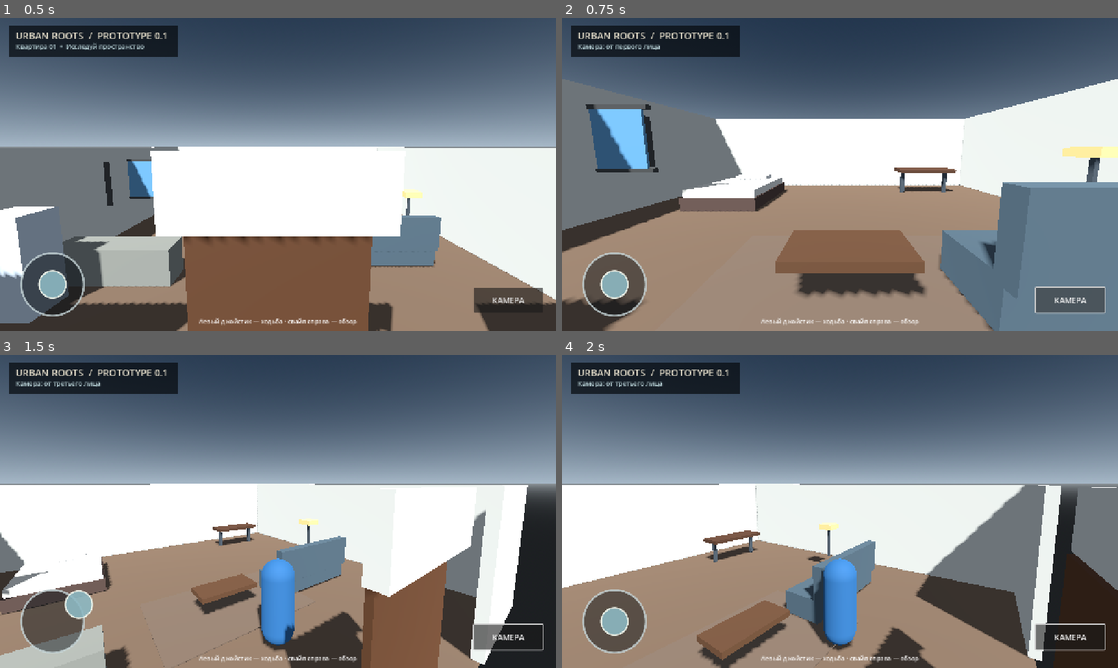
Above: before the commit, frames 1-4 (two rows, left to right).
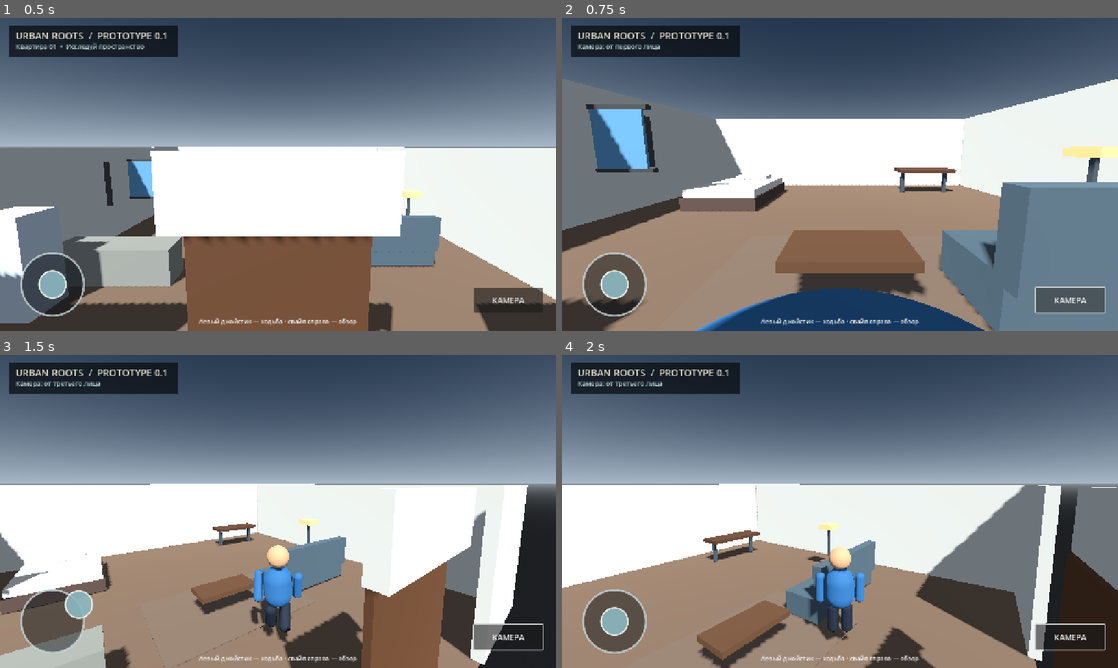
Above: after the commit, the same moments.

Repository: filesgloom-png/URBAN-ROOTS
Game: Godot game, scene res://scenes/main.tscn
Two runs of this game, one before a commit and one after it. Both use one fixed random seed, a clock stepped at 60 frames per second and the inputs below.
Inputs (mouse positions are in pixels of both pictures, inside the frame that each line leads up to):
- Up to frame 1 (0.5 s): no input
- Up to frame 2 (0.75 s): click "КАМЕРА" at 0.5 s
- Up to frame 3 (1.5 s): tap Enter at 1.25 s; drag from (50, 621) to (333, 442) at 1.27 s
- Up to frame 4 (2 s): no input

Frame 1 is identical in both runs. In frame 2, 4.6% of the frame differs, in the area x 24-76%, y 86-100%; in frame 3, 1.6%; in frame 4, 1.7%.

Commit message:
Add a simple animated humanoid player

Diff:
--- a/scripts/main.gd
+++ b/scripts/main.gd
@@ -5,6 +5,12 @@
 const ROOM_SIZE := Vector3(12.0, 3.2, 12.0)
 
 var player: CharacterBody3D
+var avatar_root: Node3D
+var left_arm: MeshInstance3D
+var right_arm: MeshInstance3D
+var left_leg: MeshInstance3D
+var right_leg: MeshInstance3D
+var walk_phase := 0.0
 var camera_pivot: Node3D
 var camera: Camera3D
 var first_person := false
@@ -106,15 +112,61 @@
 	player.name = "Player"
 	player.position = Vector3(0, 0.12, 3.5)
 	add_child(player)
-	var capsule := CapsuleMesh.new()
-	capsule.radius = 0.34
-	capsule.height = 1.75
-	var avatar := MeshInstance3D.new()
-	avatar.name = "Avatar"
-	avatar.mesh = capsule
-	avatar.position.y = 0.88
-	avatar.material_override = _material(Color(0.18, 0.38, 0.56))
-	player.add_child(avatar)
+	avatar_root = Node3D.new()
+	avatar_root.name = "Avatar"
+	avatar_root.position.y = 0.12
+	player.add_child(avatar_root)
+	var shirt := _material(Color(0.18, 0.38, 0.56))
+	var pants := _material(Color(0.12, 0.15, 0.19))
+	var skin := _material(Color(0.78, 0.59, 0.43))
+	var torso_mesh := CapsuleMesh.new()
+	torso_mesh.radius = 0.29
+	torso_mesh.height = 0.82
+	var torso := MeshInstance3D.new()
+	torso.name = "Torso"
+	torso.mesh = torso_mesh
+	torso.position.y = 1.05
+	torso.material_override = shirt
+	avatar_root.add_child(torso)
+	var head_mesh := SphereMesh.new()
+	head_mesh.radius = 0.22
+	head_mesh.height = 0.44
+	var head := MeshInstance3D.new()
+	head.name = "Head"
+	head.mesh = head_mesh
+	head.position.y = 1.66
+	head.material_override = skin
+	avatar_root.add_child(head)
+	var leg_mesh := CapsuleMesh.new()
+	leg_mesh.radius = 0.115
+	leg_mesh.height = 0.62
+	left_leg = MeshInstance3D.new()
+	left_leg.name = "LeftLeg"
+	left_leg.mesh = leg_mesh
+	left_leg.position = Vector3(-0.14, 0.43, 0)
+	left_leg.material_override = pants
+	avatar_root.add_child(left_leg)
+	right_leg = MeshInstance3D.new()
+	right_leg.name = "RightLeg"
+	right_leg.mesh = leg_mesh
+	right_leg.position = Vector3(0.14, 0.43, 0)
+	right_leg.material_override = pants
+	avatar_root.add_child(right_leg)
+	var arm_mesh := CapsuleMesh.new()
+	arm_mesh.radius = 0.09
+	arm_mesh.height = 0.62
+	left_arm = MeshInstance3D.new()
+	left_arm.name = "LeftArm"
+	left_arm.mesh = arm_mesh
+	left_arm.position = Vector3(-0.39, 1.06, 0)
+	left_arm.material_override = shirt
+	avatar_root.add_child(left_arm)
+	right_arm = MeshInstance3D.new()
+	right_arm.name = "RightArm"
+	right_arm.mesh = arm_mesh
+	right_arm.position = Vector3(0.39, 1.06, 0)
+	right_arm.material_override = shirt
+	avatar_root.add_child(right_arm)
 	var shape := CollisionShape3D.new()
 	var capsule_shape := CapsuleShape3D.new()
 	capsule_shape.radius = 0.34
@@ -245,5 +297,17 @@
 	else:
 		player.velocity.y = -0.1
 	player.move_and_slide()
+	var horizontal_speed := Vector2(player.velocity.x, player.velocity.z).length()
+	if horizontal_speed > 0.12:
+		walk_phase += _delta * horizontal_speed * 2.4
+	else:
+		walk_phase = lerpf(walk_phase, 0.0, minf(1.0, _delta * 8.0))
+	var swing := sin(walk_phase) * minf(0.65, horizontal_speed / WALK_SPEED * 0.65)
+	if is_instance_valid(left_leg):
+		left_leg.rotation.x = swing
+		right_leg.rotation.x = -swing
+		left_arm.rotation.x = -swing * 0.7
+		right_arm.rotation.x = swing * 0.7
+		avatar_root.position.y = 0.12 + (absf(sin(walk_phase * 2.0)) * 0.035 if horizontal_speed > 0.12 else 0.0)
 	camera_pivot.rotation.y = yaw
 	camera_pivot.rotation.x = pitch
